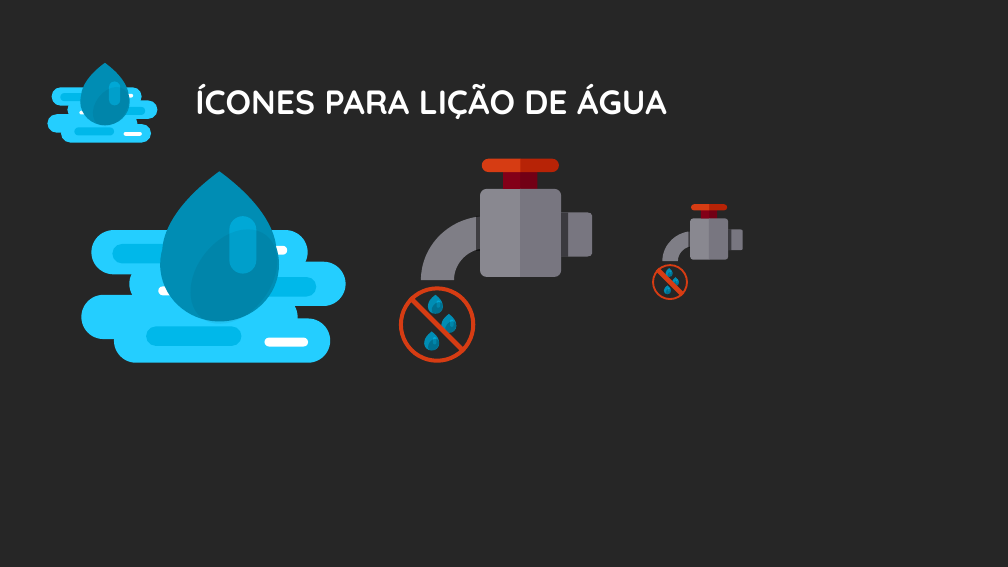
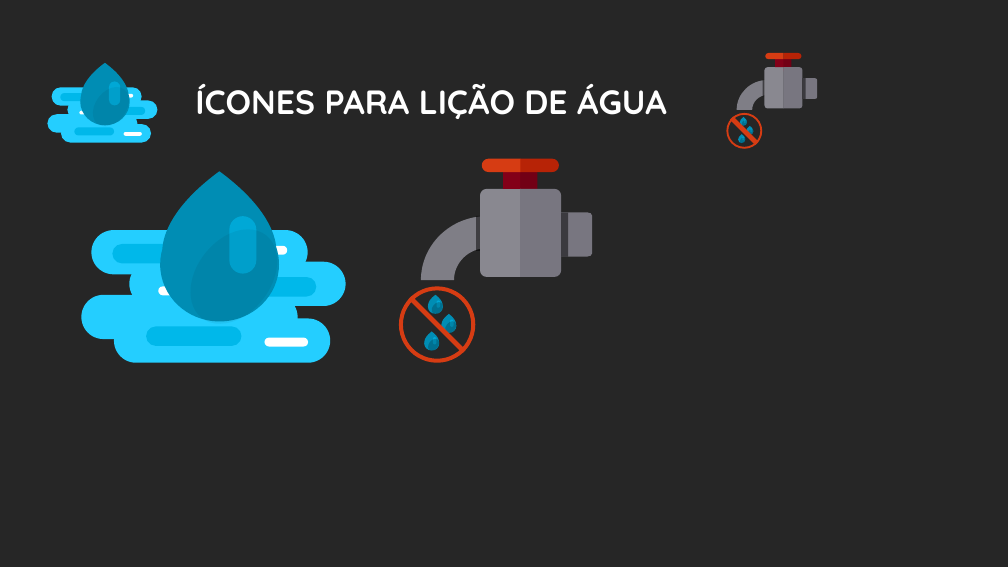
Before and after one commit to pedrogmo/projetopp2, a slide deck: slide 19 of slide/Apresentação1.pptx. Drawn at 1008x567 pixels with LibreOffice and Linux fonts; fonts in the diff are those of the drawing; background and template pictures are left out. Boxes give left, top, right and bottom in pixels: in the first picture for what was removed or moved away, otherwise in the second. Text is boxed around its words. In the diff, an @@ line names an element or a change of style, - is before the commit and + after.

```diff
--- a/slide/Apresentação1.pptx
+++ b/slide/Apresentação1.pptx
@@ 9 freeform shapes, 4 rectangles, 3 ellipses, 3 rounded rectangles, 1 donut, 1 line: place and size @@
-9 freeform shapes, 4 rectangles, 3 ellipses, 3 rounded rectangles, 1 donut, 1 line at [653, 204, 743, 299]
+9 freeform shapes, 4 rectangles, 3 ellipses, 3 rounded rectangles, 1 donut, 1 line at [727, 53, 817, 148]
```
Also in this commit, not shown: 1 other slide changed, 12 other files.
